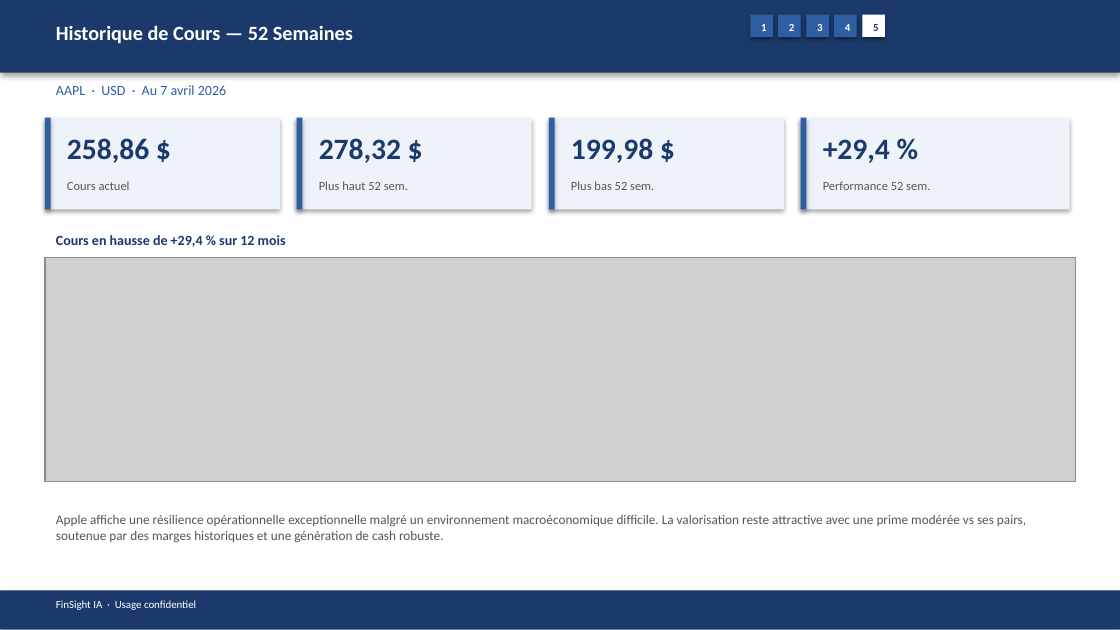
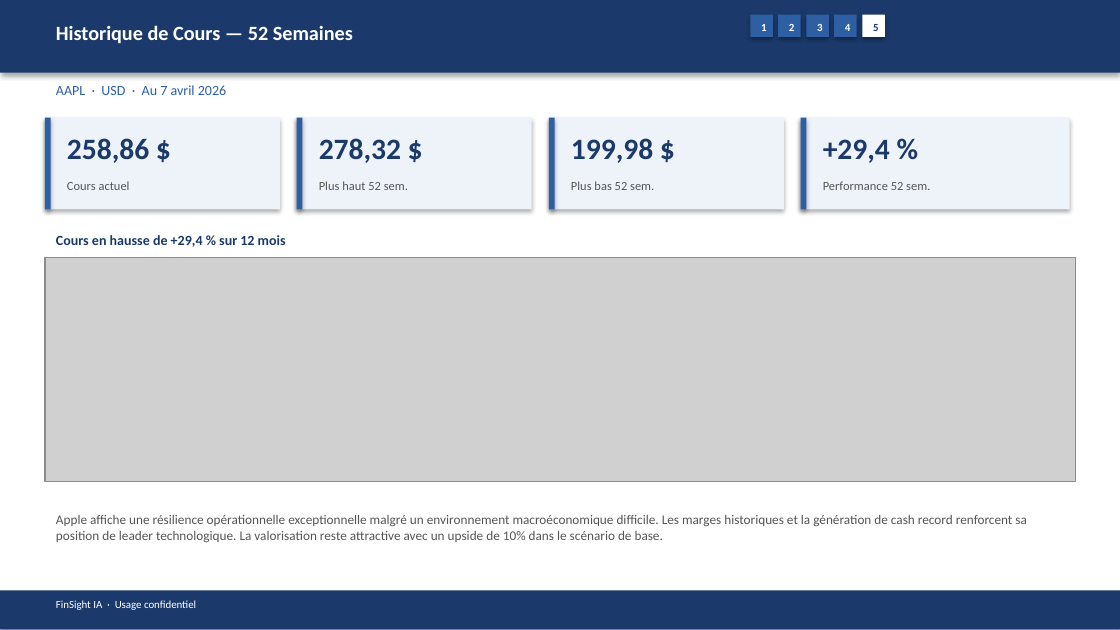
Before and after one commit to baptistejeh07-art/finsight-ia, a slide deck: slide 20 of preview/AAPL/AAPL_pitchbook.pptx. Drawn at 1120x630 pixels with LibreOffice and Linux fonts; fonts in the diff are those of the drawing; grey boxes stand for pictures. Boxes give left, top, right and bottom in pixels: in the first picture for what was removed or moved away, otherwise in the second. Text is boxed around its words. In the diff, an @@ line names an element or a change of style, - is before the commit and + after.

```diff
--- a/preview/AAPL/AAPL_pitchbook.pptx
+++ b/preview/AAPL/AAPL_pitchbook.pptx
@@ text at box(56, 515, 1026, 542): text changed @@
-Apple affiche une résilience opérationnelle exceptionnelle malgré un environnement macroéconomique difficile. La valorisation reste attractive avec une prime modérée vs ses pairs, soutenue par des marges historiques et une génération de cash robuste.
+Apple affiche une résilience opérationnelle exceptionnelle malgré un environnement macroéconomique difficile. Les marges historiques et la génération de cash record renforcent sa position de leader technologique. La valorisation reste attractive avec un upside de 10% dans le scénario de base.
```
Also in this commit, not shown: 13 other slides changed, 4 other files.
